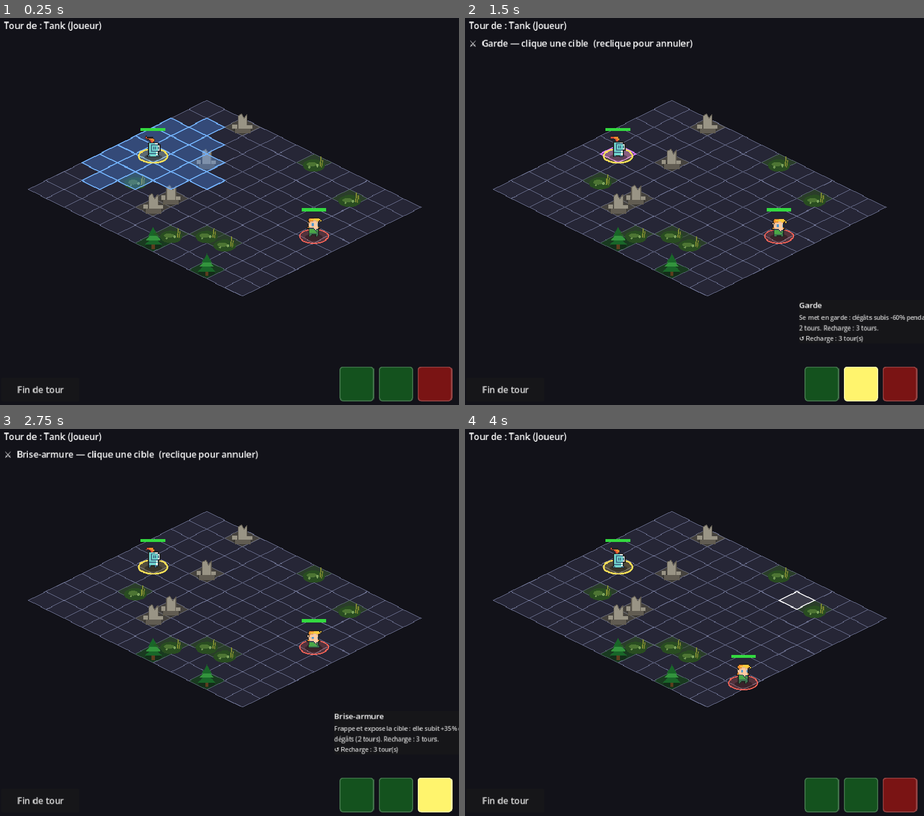
Above: before the commit, frames 1-4 (two rows, left to right).
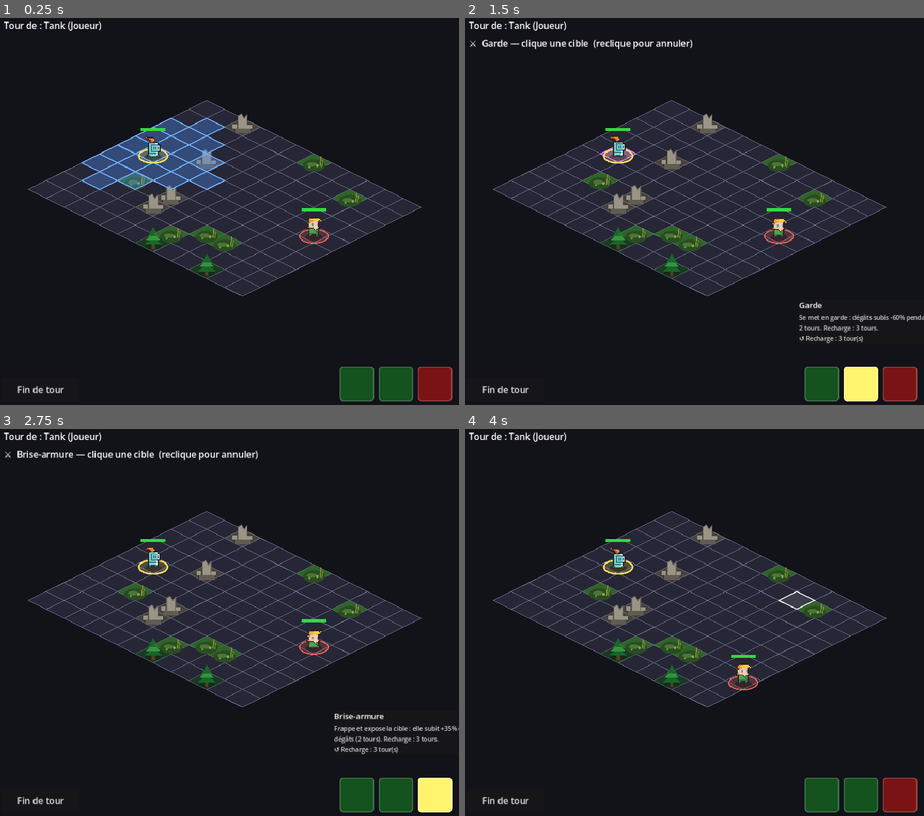
Above: after the commit, the same moments.

Repository: bodji27200-web/mon-jeux-video-
Game: Godot game, scene res://Main.tscn
Two runs of this game, one before a commit and one after it. Both use one fixed random seed, a clock stepped at 60 frames per second and the inputs below. This scene is started directly instead of the project's main scene.
Inputs (mouse positions are in pixels of both pictures, inside the frame that each line leads up to):
- Up to frame 1 (0.25 s): no input
- Up to frame 2 (1.5 s): click (823, 385) at 0.52 s; click (859, 385) at 1.27 s
- Up to frame 3 (2.75 s): click (436, 796) at 2.02 s
- Up to frame 4 (4 s): click "Fin de tour" at 2.75 s; tap Enter (ui_accept) at 3.5, 3.77 s; move the mouse to (795, 603) at 3.52 s; click (795, 603) at 3.67 s

The runs differ from the first frame. In frame 1, 0.4% of the frame differs, in the area x 25-80%, y 35-59%; in frame 2, 0.4%; in frame 3, 0.4%; in frame 4, 0.4%.

Commit message:
Fix sprites + icônes buffs + IA plus agressive
Sprites :
- alchimiste / druide / chasseur : rects recadrés sur le contenu réel (tight bounds)
  → les persos ne s'enfoncent plus dans le sol
- assassin / barde : supprimés du dict → fallback vectoriel propre
- chasseur : nouveau sprite (guerrier vert y=325, rôle rôdeur)

Icônes buffs/debuffs :
- Pastilles agrandies (r=6.5) avec symbole Unicode intuitif
  ☠ poison · ♥ soin · ❄ gel · ✦ racines · ★ marque · ↺ riposte ·
  ◈ parade · ▲▼ dégâts mult · ⊕△ résistance mult

IA améliorée (toutes difficultés) :
- Kill bonus 500 → 800 (+ bonus pour cibles presque achevables)
- Mêlée plus agressive : approche ×6 au lieu de ×4, kill bonus +500
- Threat penalty réduit (3.0→2.0, 12.0→8.0) → moins de couardise
- heavy_strike : se déclenche aussi sur gros dégâts (pas juste les kills)
- Focus soigneur/tireur renforcé (+80/+40 vs +60/+30)

Marécage : couleur plus lumineuse/visible sur la grille

https://claude.ai/code/session_01J6hbyjDTLLPj9SyyuD84C8

Diff:
--- a/AI.gd
+++ b/AI.gd
@@ -106,18 +106,20 @@
 	for e in enemies:
 		var s := -float(e.hp)
 		if float(e.hp) <= est:
-			s += 500.0                    # achevable ce tour-ci
+			s += 800.0                    # achevable ce tour-ci : priorité absolue
+		elif float(e.hp) <= est * 1.5:
+			s += 200.0                    # presque achevable : fortement préféré
 		if _has_buff(e, "parade"):
 			s -= 180.0                    # cible en parade : la prochaine attaque sera bloquée
 		if e.data.behavior == "heal":
-			s += 60.0                     # tuer le soigneur en priorité
+			s += 80.0                     # tuer le soigneur en priorité
 		elif e.data.behavior == "kite":
-			s += 30.0                     # puis les tireurs
-		# Hardcore/Difficile : tenir compte de la dangerosité de l'ennemi
+			s += 40.0                     # puis les tireurs
+		if e.get("is_summon"):
+			s -= 60.0                     # éviter les invocations, focus les vraies unités
 		if hard:
-			var threat_bonus := float(e.data.attack) * 1.5
-			if e.get("summoner") == null and not e.get("is_summon"):
-				s += threat_bonus * 0.5   # éviter les cibles invoquées pour focus les vraies
+			# Difficile/Hardcore : focus la cible la plus dangereuse parmi les faibles
+			s += float(e.data.attack) * 0.8
 		if s > best_score:
 			best_score = s
 			best = e
@@ -136,24 +138,25 @@
 
 
 static func _cell_score(unit: Node, cell: Vector2i, target: Node, enemies: Array, allies: Array, grid: Node, kite: bool, rng: int) -> float:
-	# Le soigneur peut toujours se cibler lui-même, où qu'il se déplace.
 	var in_range: bool = target == unit or grid.manhattan(cell, target.grid_position) <= rng
 	var score := 1000.0 if in_range else 0.0
 	var near := _nearest(cell, enemies, grid)
 	if kite:
-		score += near * 4.0           # rester loin
+		score += near * 4.0
 		if near <= 1:
-			score -= 200.0            # ne pas finir collé
+			score -= 200.0
 	else:
-		score -= grid.manhattan(cell, target.grid_position) * 4.0  # se rapprocher
-		for a in allies:              # protéger un allié blessé adjacent
+		score -= grid.manhattan(cell, target.grid_position) * 6.0  # approche plus agressive
+		for a in allies:
 			if a.hp < int(a.data.max_hp) and grid.manhattan(cell, a.grid_position) == 1:
 				score += 25.0
 				break
-	# IA avancée : éviter les cases dangereuses, d'autant plus si l'unité est
-	# fragile ou déjà blessée (les unités se replient au lieu de se sacrifier).
+	# Bonus kill : ignorer la menace pour finir une cible à portée.
+	if in_range and float(target.hp) <= _est_damage(unit) * 1.2:
+		score += 500.0
+	# Moins de couardise : les unités saines s'engagent franchement.
 	var fragility := 1.0 - float(unit.hp) / float(unit.data.max_hp)
-	score -= _threat(cell, enemies, grid) * (3.0 + fragility * 12.0)
+	score -= _threat(cell, enemies, grid) * (2.0 + fragility * 8.0)
 	return score
 
 
@@ -500,8 +503,7 @@
 			# Invoquer si une case adjacente est libre (vérifié dans _use_skill).
 			return from
 		"heavy_strike":
-			# Gros coup gardé pour achever une cible ou frapper une cible prioritaire
-			# (soigneur/tireur) — sinon on économise le cooldown.
+			# Gros coup : achever / soigneur/tireur / entamer fort une cible dangereuse.
 			var best_e: Node = null
 			var best_score := -INF
 			for e in enemies:
@@ -509,16 +511,18 @@
 					continue
 				var score := -float(e.hp)
 				if e.data.behavior == "heal":
-					score += 50.0
+					score += 80.0
 				elif e.data.behavior == "kite":
-					score += 25.0
+					score += 40.0
 				if score > best_score:
 					best_score = score
 					best_e = e
 			if best_e == null:
 				return null
-			var killable: bool = float(best_e.hp) <= _est_damage(unit) * float(sk.get("dmg_mult", 1.8))
-			if killable or best_e.data.behavior in ["heal", "kite"]:
+			var mult: float = float(sk.get("dmg_mult", 1.8))
+			var killable: bool = float(best_e.hp) <= _est_damage(unit) * mult
+			var big_hit: bool = float(best_e.hp) <= _est_damage(unit) * mult * 2.5
+			if killable or big_hit or best_e.data.behavior in ["heal", "kite"]:
 				return best_e.grid_position
 			return null
 		"cleave":
--- a/GameData.gd
+++ b/GameData.gd
@@ -436,7 +436,7 @@
 	             "ranged_dmg_mult": 0.65},
 	"ruines":   {"name": "Ruines",   "color": Color(0.40, 0.38, 0.28, 0.48), "symbol": "R",
 	             "dmg_taken_mult": 0.80},
-	"marecage": {"name": "Marécage", "color": Color(0.18, 0.32, 0.12, 0.52), "symbol": "M",
+	"marecage": {"name": "Marécage", "color": Color(0.20, 0.48, 0.14, 0.72), "symbol": "M",
 	             "move_penalty": 2},
 }
 
--- a/Unit.gd
+++ b/Unit.gd
@@ -23,7 +23,7 @@
 	"archere":         Rect2(128, 16, 16, 16),   # elf_f
 	"mage":            Rect2(128, 170, 16, 22),  # wizzard_m
 	"soigneur":        Rect2(128, 132, 16, 28),  # wizzard_f
-	"assassin":        Rect2(128, 360, 16, 40),  # hero_11 (cape sombre, bien mieux que wogol)
+	# assassin : fallback vectoriel (sprite trouvé = mauvais perso, wrong atlas)
 	"duelliste":       Rect2(128, 205, 16, 19),  # lizard_f
 	"berserker":       Rect2(368, 204, 16, 20),  # orc_warrior
 	"lancier":         Rect2(368, 172, 16, 20),  # masked_orc
@@ -31,12 +31,12 @@
 	"mage_glace":      Rect2(368, 236, 16, 20),  # orc_shaman
 	"necromancien":    Rect2(366, 270, 16, 20),  # necromancer
 	"envouteur":       Rect2(368, 48, 16, 16),   # imp
-	"druide":          Rect2(128, 434, 16, 28),  # hero_12 : blonde en vert = nature parfaite
-	"alchimiste":      Rect2(128, 264, 16, 36),  # hero_9 : gnome/nain gris = inventeur
-	# chasseur : supprimé (goblin ne convient pas) → fallback vectoriel avec arc
+	"druide":          Rect2(128, 448, 16, 13),  # hero_12 recadré (tight bounds)
+	"alchimiste":      Rect2(128, 271, 16, 28),  # hero_9 recadré (tight bounds)
+	"chasseur":        Rect2(128, 325, 16, 26),  # guerrier vert = rôle chasseur/rôdeur
 	"pretreguerrier":  Rect2(128, 237, 16, 19),  # lizard_m
 	"invocateur":      Rect2(16, 364, 32, 36),   # big_demon
-	"barde":           Rect2(368, 360, 16, 20),  # hero nouveau : blonde/bleu (bien mieux que zombie)
+	# barde : fallback vectoriel (sprite trouvé = tête partielle, wrong atlas)
 	"squelette_guerrier": Rect2(368, 80, 16, 16),  # skelet
 	"squelette_archer":   Rect2(368, 80, 16, 16),  # skelet
 	"golem_pierre":    Rect2(16, 320, 32, 32),   # ogre
@@ -351,37 +351,41 @@
 		hp_col = Color(0.92, 0.75, 0.20)
 	draw_rect(Rect2(-RADIUS, bar_y, RADIUS * 2.0 * ratio, 5), hp_col)
 
-	# Pastilles des buffs/debuffs actifs.
+	# Pastilles des buffs/debuffs actifs (icône + couleur codée).
 	var bx := -RADIUS
 	for b in buffs:
 		var c := Color(0.7, 0.7, 0.7)
+		var icon := "•"
 		if b.has("dmg_per_turn"):
-			c = Color(0.85, 0.20, 0.20)
+			c = Color(0.85, 0.20, 0.20);    icon = "☠"
 		elif b.has("heal_per_turn"):
-			c = Color(0.20, 0.85, 0.30)
+			c = Color(0.20, 0.85, 0.30);    icon = "♥"
 		elif b.has("dmg_taken_mult"):
-			c = Color(0.30, 0.50, 1.00) if float(b.dmg_taken_mult) < 1.0 else Color(0.80, 0.15, 0.15)
+			if float(b.dmg_taken_mult) < 1.0:
+				c = Color(0.30, 0.50, 1.00); icon = "⊕"
+			else:
+				c = Color(0.80, 0.15, 0.15); icon = "△"
 		elif b.has("dmg_dealt_mult"):
-			c = Color(0.95, 0.60, 0.20) if float(b.dmg_dealt_mult) >= 1.0 else Color(0.70, 0.20, 0.70)
+			if float(b.dmg_dealt_mult) >= 1.0:
+				c = Color(0.95, 0.60, 0.20); icon = "▲"
+			else:
+				c = Color(0.70, 0.20, 0.70); icon = "▼"
 		elif b.has("move_penalty"):
-			c = Color(0.55, 0.85, 1.00)
+			c = Color(0.55, 0.85, 1.00);    icon = "❄"
 		elif b.get("immobilized", false):
-			c = Color(0.20, 0.82, 0.20)
+			c = Color(0.20, 0.82, 0.20);    icon = "✦"
 		elif b.get("marked", false):
-			c = Color(0.95, 0.80, 0.10)
+			c = Color(0.95, 0.80, 0.10);    icon = "★"
 		elif b.get("riposte", false):
-			c = Color(0.95, 0.45, 0.20)
+			c = Color(0.95, 0.45, 0.20);    icon = "↺"
 		elif b.get("block_next", false):
-			c = Color(0.45, 0.85, 1.00)
-		var dot_pos := Vector2(bx + 4.0, 20.0)
-		draw_circle(dot_pos, 5.0, c)
-		# Durée restante de l'effet, au centre de la pastille.
-		var dur := int(b.get("duration", 0))
-		if dur > 0:
-			var dfont := ThemeDB.fallback_font
-			draw_string(dfont, dot_pos + Vector2(-3.0, 3.5), str(dur),
-					HORIZONTAL_ALIGNMENT_LEFT, -1, 9, Color(0, 0, 0, 0.9))
-		bx += 13.0
+			c = Color(0.45, 0.85, 1.00);    icon = "◈"
+		var dot_pos := Vector2(bx + 5.0, 20.0)
+		draw_circle(dot_pos, 6.5, c)
+		var dfont := ThemeDB.fallback_font
+		draw_string(dfont, dot_pos + Vector2(-5.0, 4.5), icon,
+				HORIZONTAL_ALIGNMENT_LEFT, -1, 11, Color(0, 0, 0, 0.92))
+		bx += 16.0
 
 
 # Dessine le sprite du personnage (frame idle courante), mis à l'échelle pour
